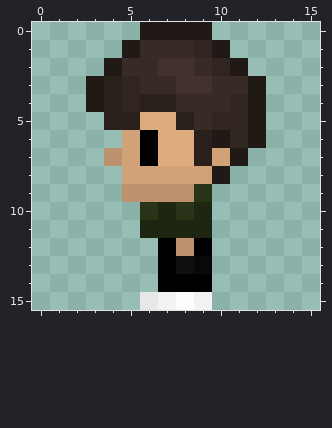
A pixel-art sprite gets an edit: res/player/boy_left_1.png. Above is the file before it was changed.
The file is 16x16 pixels. Colours within 5 levels of each other are drawn and written as one.
And afterwards:
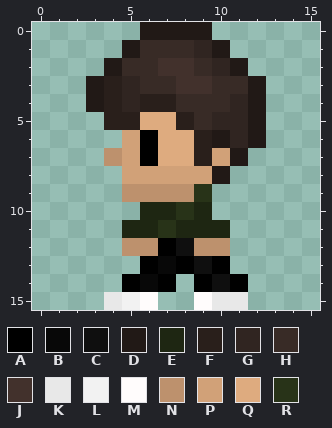
Palette (. is transparent): A #000000  B #080808  C #0f0f0f  D #211916  E #1e2612  F #291f1b  G #302521  H #382b26  J #42312c  K #e8e8e8  L #f2f2f2  M #fffcfc  N #bd916d  P #d1a178  Q #deab7f  R #283318
Difference:
Colour A is added in row 13 at x 6 and 10; in row 14 at x 5 and 11.
Colour A replaces colour C in row 13 at x 8.
Colour B is added in row 14 at x 6.
Colour B replaces colour A in row 13 at x 7.
Colour C is added in row 14 at x 10.
Colour C replaces colour B in row 13 at x 9.
Colour C replaces colour N in row 12 at x 8.
Colour E is added in row 11 at x 5 and 10.
Colour E replaces colour R in row 10 at x 6.
Colour K is added in row 15 at x 4 and 10 to 11.
Colour L is added in row 15 at x 5.
Colour M replaces colour K in row 15 at x 6.
Colour M replaces colour L in row 15 at x 9.
Colour N is added in row 12 at x 5 to 6 and 10.
Colour N replaces colour A in row 12 at x 9.
Colour R replaces colour E in row 11 at x 7.
The edit erases colour A in row 14 at x 8.
The edit erases colour L in row 15 at x 7.
The edit erases colour M in row 15 at x 8.
